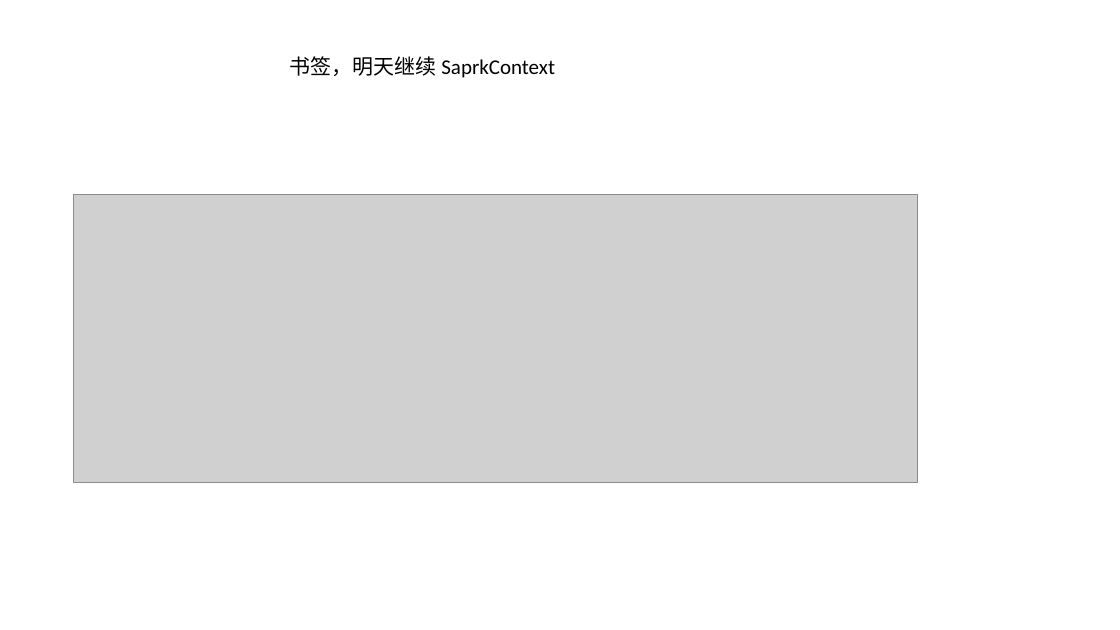
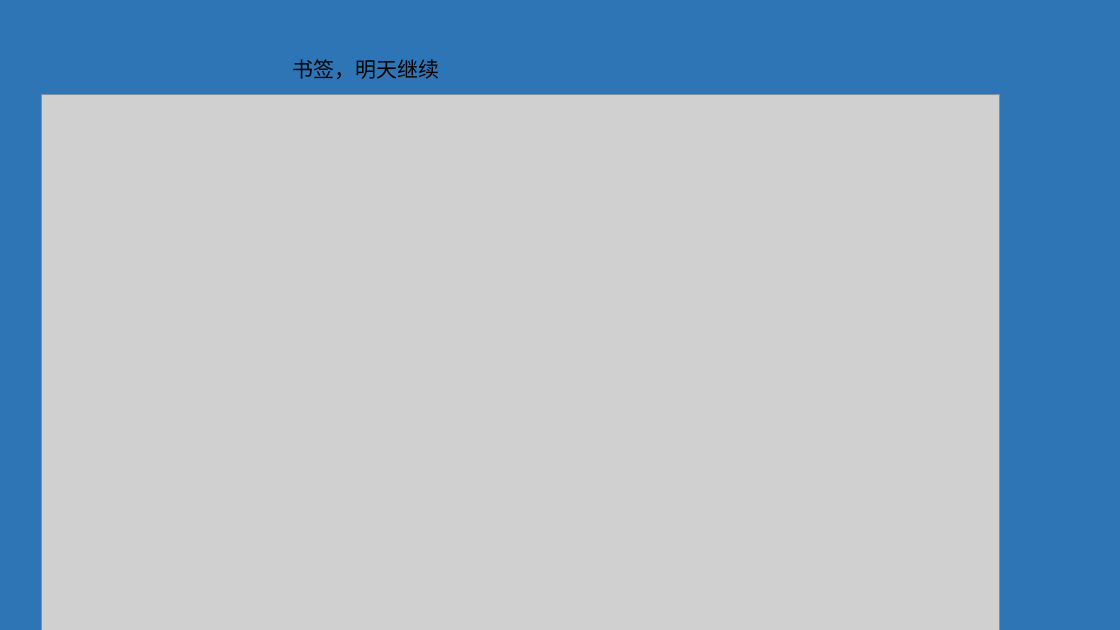
Before and after one commit to Dax1n/Spark2.1.0, a slide deck: slide 14 of Spark阅读源码的笔记.pptx (slide 11 before the commit). Drawn at 1120x630 pixels with LibreOffice and Linux fonts; fonts in the diff are those of the drawing; grey boxes stand for pictures. Boxes give left, top, right and bottom in pixels: in the first picture for what was removed or moved away, otherwise in the second. Text is boxed around its words. In the diff, an @@ line names an element or a change of style, - is before the commit and + after.

```diff
--- a/Spark阅读源码的笔记.pptx
+++ b/Spark阅读源码的笔记.pptx
@@ background #FFFFFF to #2E75B6 @@
@@ text at (x1=293, y1=59, x2=440, y2=79): text changed @@
-书签，明天继续 SaprkContext
+书签，明天继续
@@ picture added at (x1=42, y1=94, x2=1000, y2=630) @@
@@ picture removed at (x1=73, y1=195, x2=918, y2=483) @@
```
Also in this commit, not shown: 9 slides added, 5 slides removed, 5 other files.
